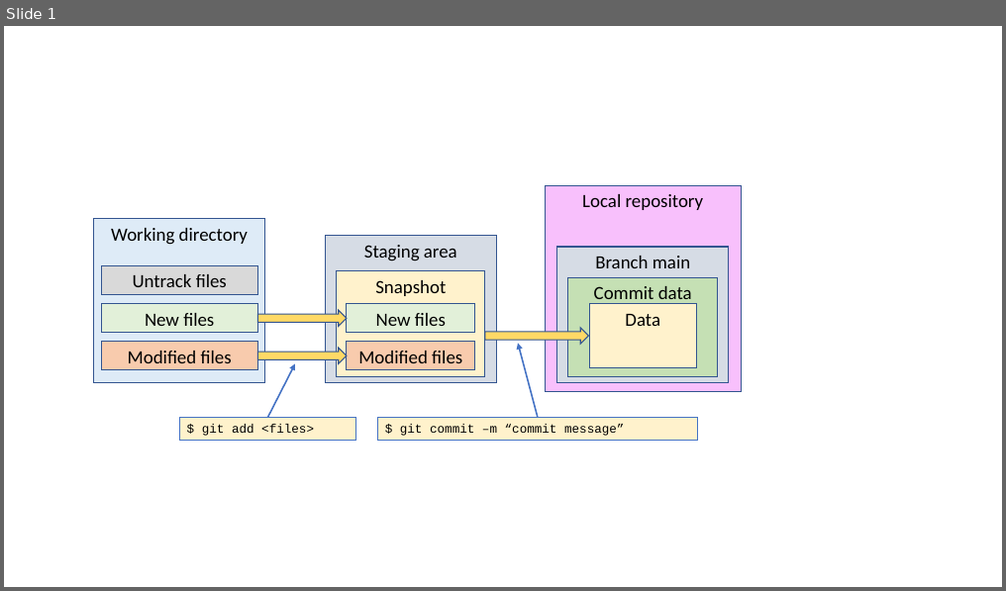
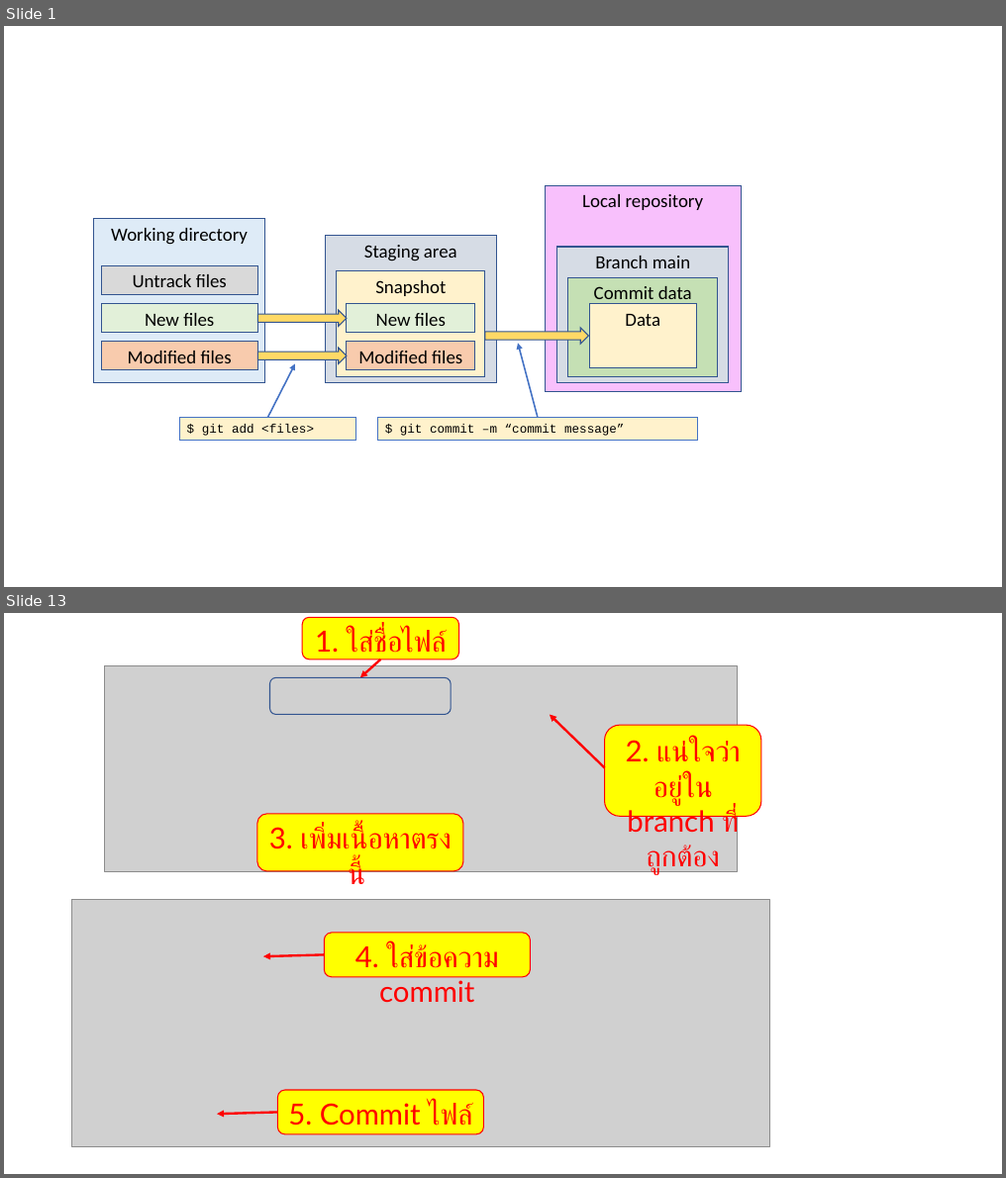
Before and after one commit to COM-LAB-I-2565/COM-LAB-I-LabSheet-2, a slide deck: Documents/Image & capture.pptx. Shown one above the other, each under a label of ours: slide 1 before the commit, slides 1 and 13 after it; the slides between them are not shown. The pictures are 1006x591 and 1006x1178 pixels, drawn with LibreOffice and Linux fonts; fonts in the diff are those of the drawing; grey boxes stand for pictures. Boxes give left, top, right and bottom in pixels: in the first picture for what was removed or moved away, otherwise in the second. Text is boxed around its words. In the diff, an @@ line names an element or a change of style, - is before the commit and + after.

```diff
--- a/Documents/Image & capture.pptx
+++ b/Documents/Image & capture.pptx
@@ slide 13 added at [4, 613, 1002, 1174], background #FFFFFF @@
@@ rounded rectangle added at [302, 618, 458, 660], fill #FFFF00, outline #FF0000 1 pt, 28 pt, text #FF0000 @@
+1. ใส่ชื่อไฟล์
@@ picture added at [104, 665, 738, 871] @@
@@ arrow added from (380, 660) to (360, 677), #FF0000 2.25 pt @@
@@ rounded rectangle added at [269, 677, 450, 714], outline #325491 1 pt @@
@@ arrow added from (604, 768) to (549, 715), #FF0000 2.25 pt @@
@@ rounded rectangle added at [604, 725, 761, 817], fill #FFFF00, outline #FF0000 1 pt, 28 pt, text #FF0000 @@
+2. แน่ใจว่าอยู่ใน branch ที่ถูกต้อง
@@ rounded rectangle added at [257, 814, 463, 871], fill #FFFF00, outline #FF0000 1 pt, 28 pt, text #FF0000 @@
+3. เพิ่มเนื้อหาตรงนี้
@@ picture added at [71, 900, 770, 1147] @@
@@ rounded rectangle added at [325, 933, 531, 977], fill #FFFF00, outline #FF0000 1 pt, 28 pt, text #FF0000 @@
+4. ใส่ข้อความ commit
@@ arrow added from (325, 956) to (263, 957), #FF0000 2.25 pt @@
@@ arrow added from (278, 1112) to (217, 1115), #FF0000 2.25 pt @@
@@ rounded rectangle added at [278, 1090, 484, 1135], fill #FFFF00, outline #FF0000 1 pt, 28 pt, text #FF0000 @@
+5. Commit ไฟล์
```
Also in this commit, not shown: 24 other slides added.
